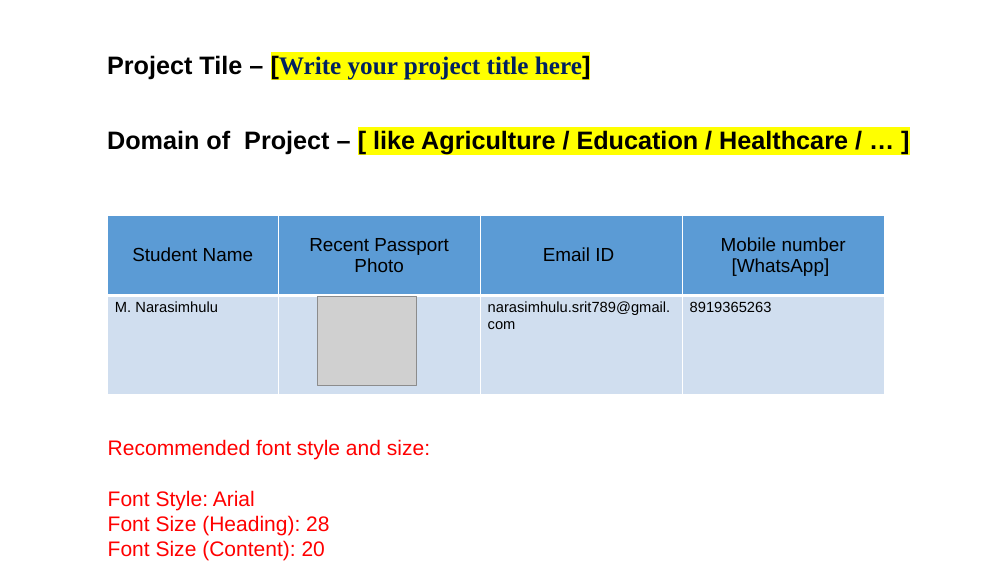
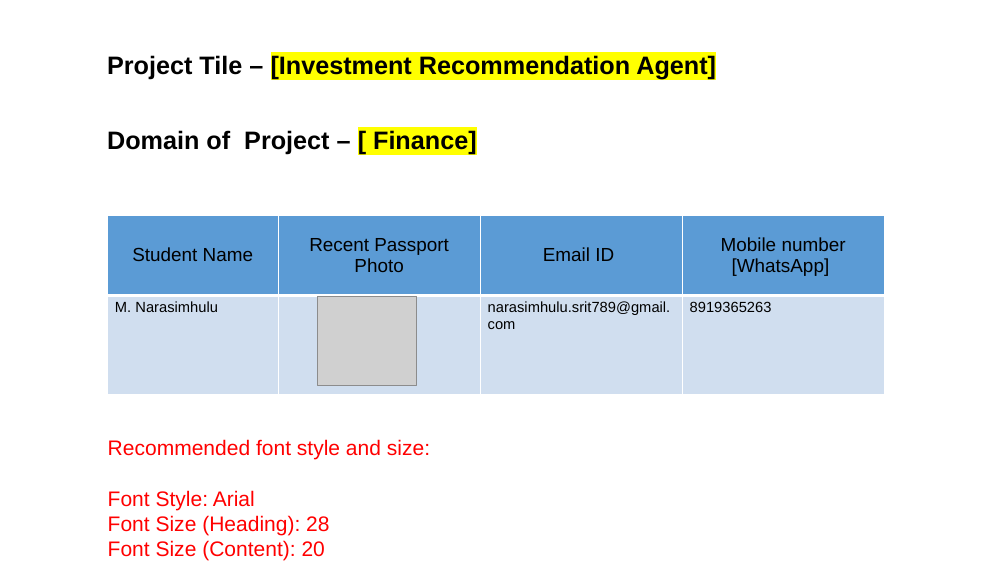
Before and after one commit to narasimhulusrit789-crypto/Finance_Agent, a slide deck: slide 2 of Finance_project.pptx. Drawn at 1008x567 pixels with LibreOffice and Linux fonts; fonts in the diff are those of the drawing; grey boxes stand for pictures. Boxes give left, top, right and bottom in pixels: in the first picture for what was removed or moved away, otherwise in the second. Text is boxed around its words. In the diff, an @@ line names an element or a change of style, - is before the commit and + after.

```diff
--- a/Finance_project.pptx
+++ b/Finance_project.pptx
@@ text at (x1=107, y1=55, x2=716, y2=80): text changed; font Times New Roman to Arial; text colour #002060 to #000000 @@
-Project Tile – [Write your project title here]
+Project Tile – [Investment Recommendation Agent]
@@ text at (x1=107, y1=130, x2=477, y2=155): text changed @@
-Domain of Project – [ like Agriculture / Education / Healthcare / … ]
+Domain of Project – [ Finance]
```
Also in this commit, not shown: 2 other files.
